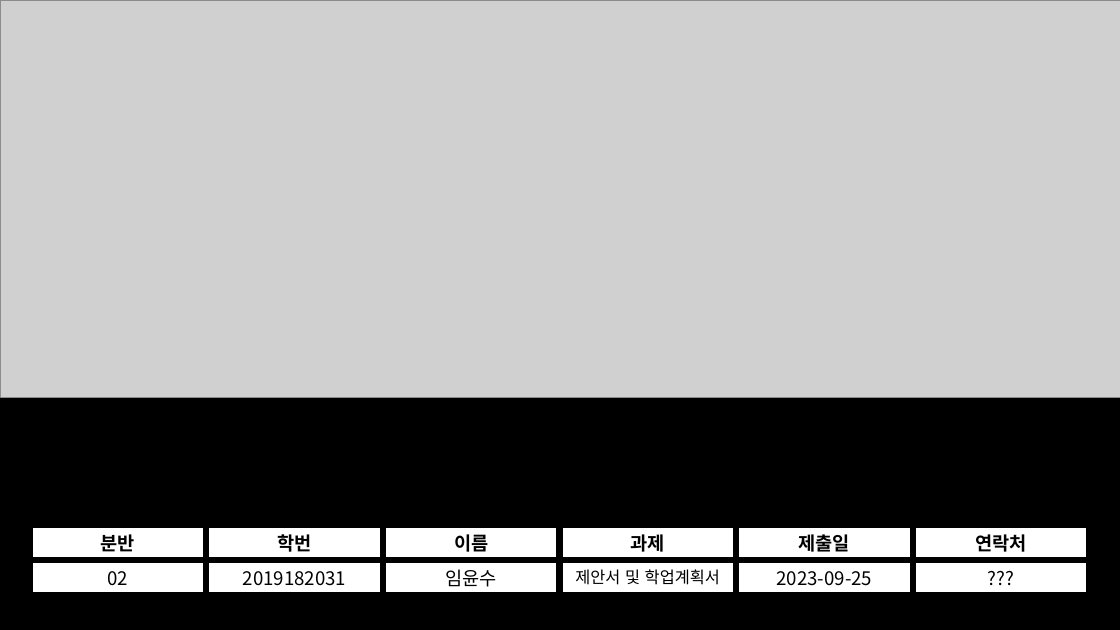
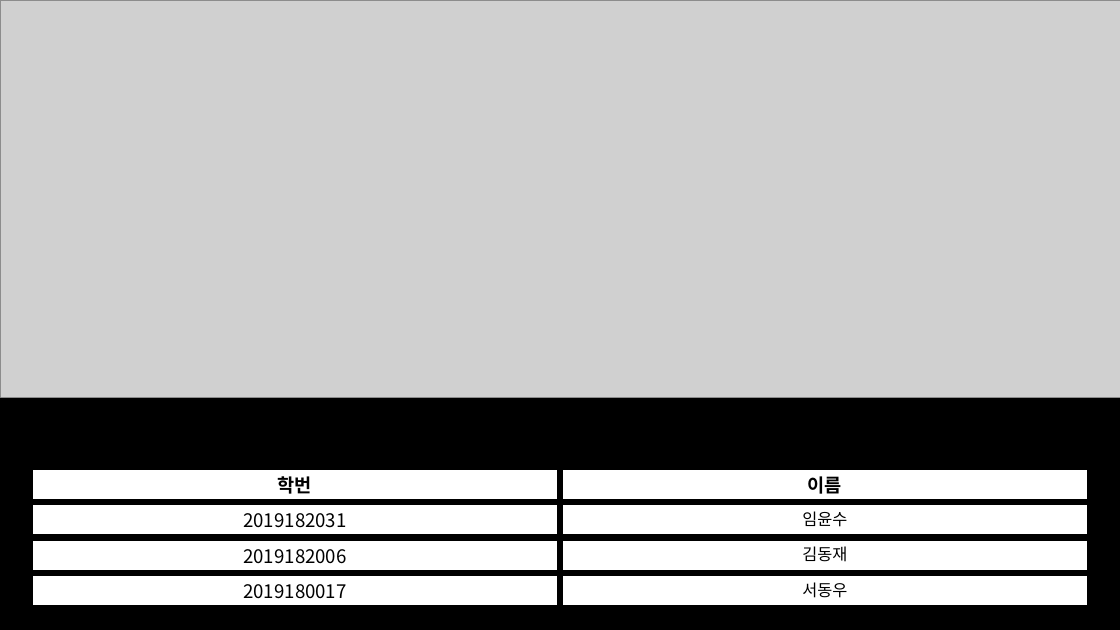
Before and after one commit to KimDJ7105/2023_network_game_project, a slide deck: slide 1 of 넷겜플 1팀 텀프로젝트 추진계획서.pptx. Drawn at 1120x630 pixels with LibreOffice and Linux fonts; fonts in the diff are those of the drawing; grey boxes stand for pictures; background and template pictures are left out. Boxes give left, top, right and bottom in pixels: in the first picture for what was removed or moved away, otherwise in the second. Text is boxed around its words. In the diff, an @@ line names an element or a change of style, - is before the commit and + after.

Commit message:
10/31 미제출 문서 오타 수정

```diff
--- a/넷겜플 1팀 텀프로젝트 추진계획서.pptx
+++ b/넷겜플 1팀 텀프로젝트 추진계획서.pptx
@@ table at [30, 467, 1091, 603] @@
-분반 | 학번 | 이름 | 과제 | 제출일 | 연락처
-02 | 2019182031 | 임윤수 | 제안서 및 학업계획서 | 2023-09-25 | ???
+학번 | 이름
+2019182031 | 임윤수
+2019182006 | 김동재
+2019180017 | 서동우
@@ table: place and size @@
-table at [29, 525, 1088, 591]
+table at [30, 467, 1091, 603]
```
